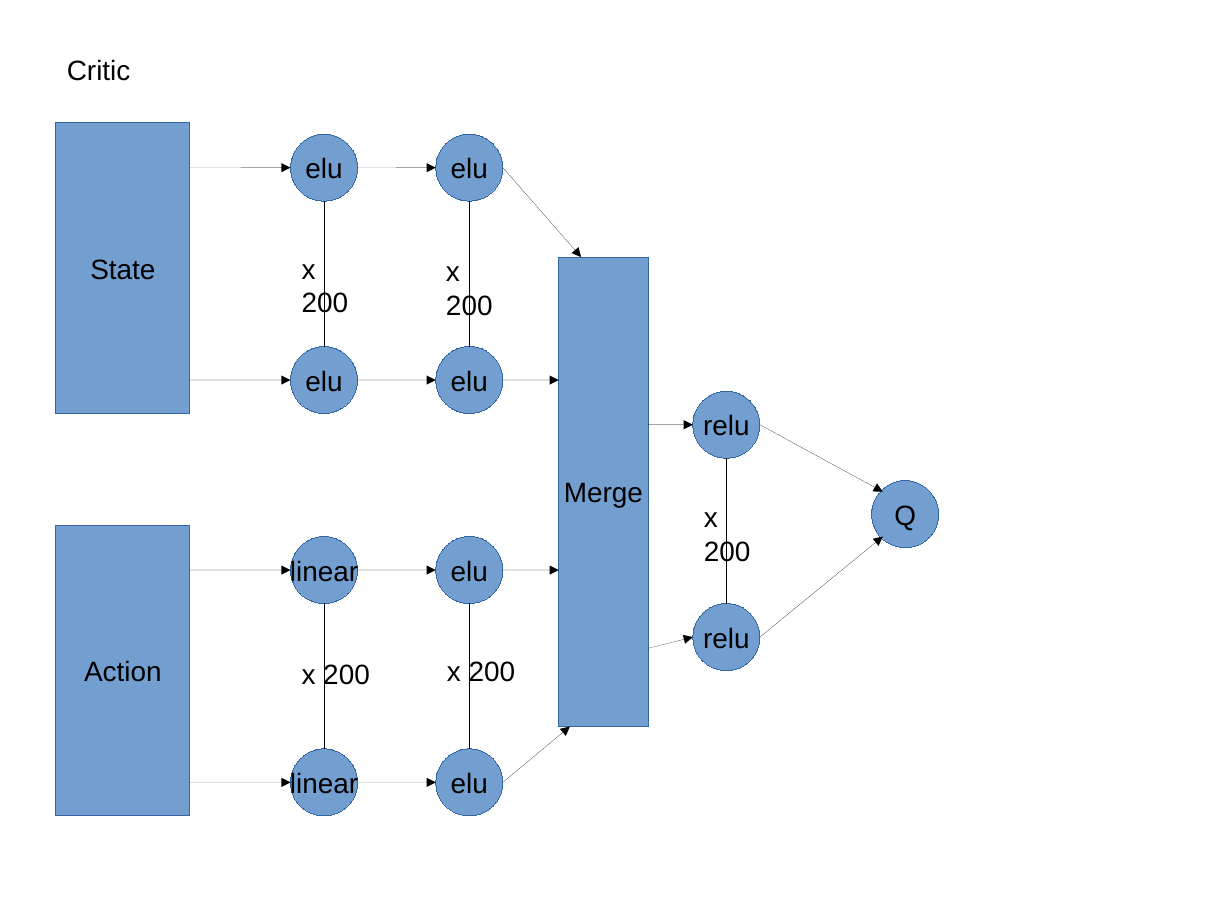
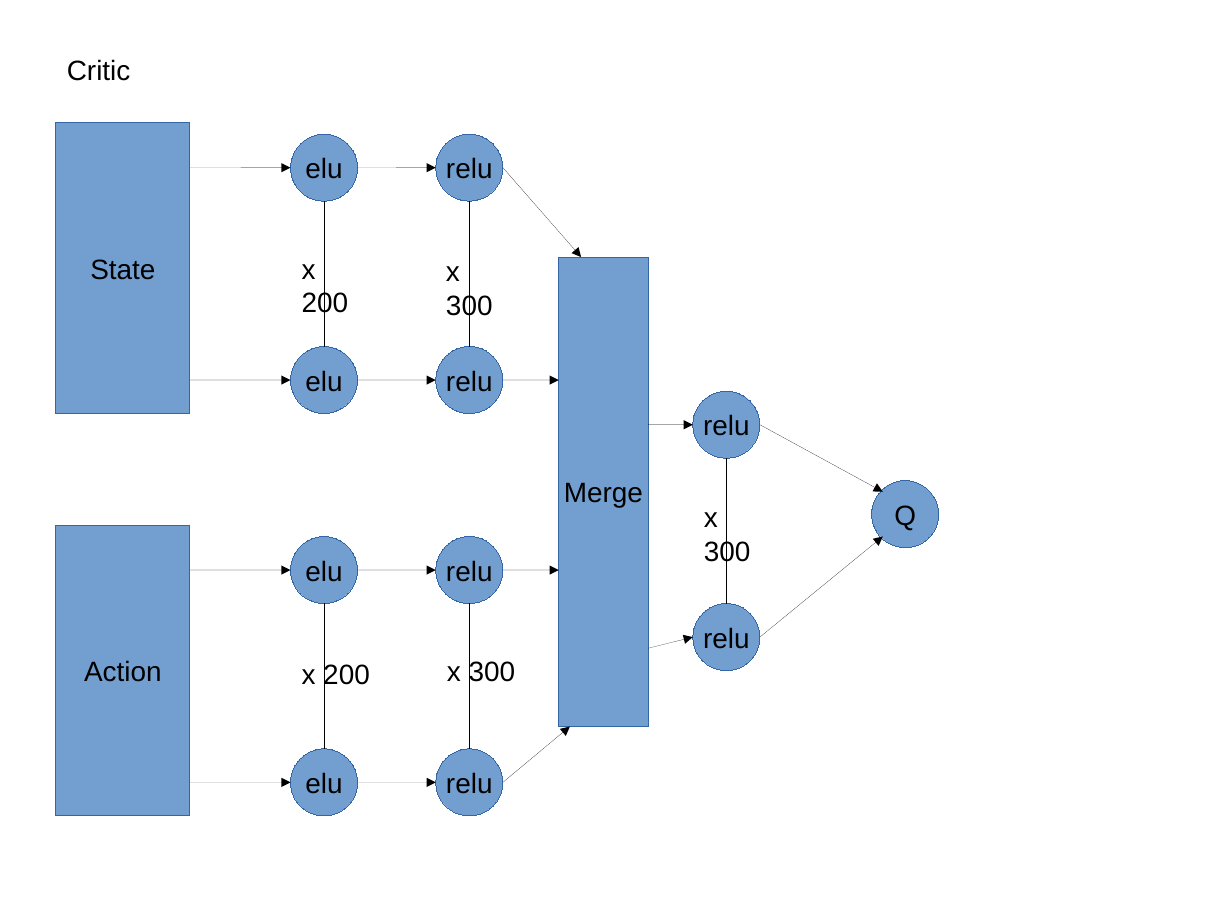
Before and after one commit to kunato/ddpg-quadcopter, a slide deck: slide 8 of report/architecture.odp (slide 5 before the commit). Drawn at 1232x924 pixels with LibreOffice and Linux fonts; fonts in the diff are those of the drawing. Boxes give left, top, right and bottom in pixels: in the first picture for what was removed or moved away, otherwise in the second. Text is boxed around its words. In the diff, an @@ line names an element or a change of style, - is before the commit and + after.

```diff
--- a/report/architecture.odp
+++ b/report/architecture.odp
@@ text in ellipse at [446, 157, 493, 179]: text changed @@
-elu
+relu
@@ text at [446, 266, 493, 320]: text changed @@
-x 200
+x 300
@@ text in ellipse at [446, 370, 493, 392]: text changed @@
-elu
+relu
@@ ellipse "elu": place and size @@
-ellipse "elu" at [436, 537, 503, 604]
+ellipse "elu" at [291, 537, 358, 604]
@@ ellipse removed at [291, 537, 358, 604] @@
-linear
@@ ellipse added at [436, 537, 503, 604], fill #729FCF, outline #3465A4 0 pt, 18 pt, text #000000 @@
+relu
@@ text at [704, 512, 751, 566]: text changed @@
-x 200
+x 300
@@ text at [447, 659, 516, 686]: text changed @@
-x 200
+x 300
@@ ellipse "elu": place and size @@
-ellipse "elu" at [436, 749, 503, 816]
+ellipse "elu" at [291, 749, 358, 816]
@@ ellipse removed at [291, 749, 358, 816] @@
-linear
@@ ellipse added at [436, 749, 503, 816], fill #729FCF, outline #3465A4 0 pt, 18 pt, text #000000 @@
+relu
```
Also in this commit, not shown: 1 other slide changed, 17 other files.
